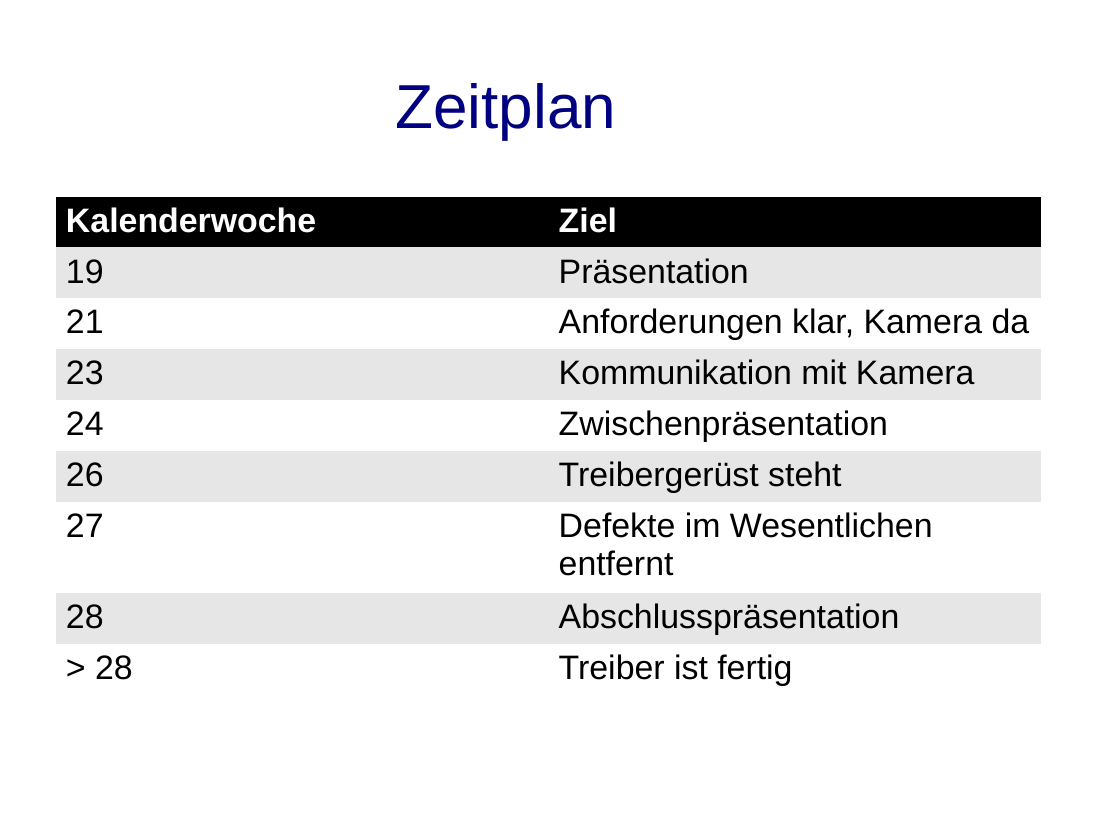
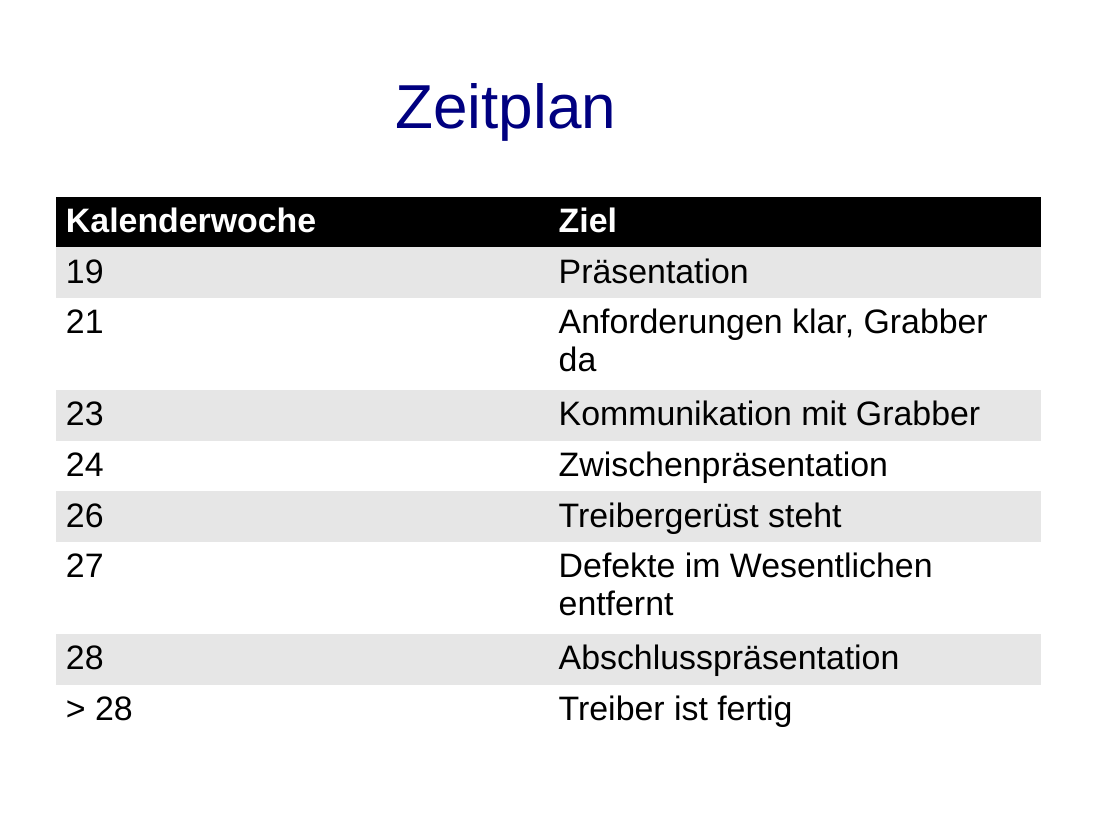
Before and after one commit to swp2013riot/riot-cam-driver, a slide deck: slide 8 of Erste Praesentation/Präsentation.odp (slide 7 before the commit). Drawn at 1120x840 pixels with LibreOffice and Linux fonts; fonts in the diff are those of the drawing; background and template pictures are left out. Boxes give left, top, right and bottom in pixels: in the first picture for what was removed or moved away, otherwise in the second. Text is boxed around its words. In the diff, an @@ line names an element or a change of style, - is before the commit and + after.

```diff
--- a/Erste Praesentation/Präsentation.odp
+++ b/Erste Praesentation/Präsentation.odp
@@ table at <box>56,196,1042,731</box> @@
-row 3, column 2: Anforderungen klar, Kamera da
+row 3, column 2: Anforderungen klar, Grabber da
-row 4, column 2: Kommunikation mit Kamera
+row 4, column 2: Kommunikation mit Grabber
```
Also in this commit, not shown: 4 other slides changed, 3 slides added, 1 slide removed.
